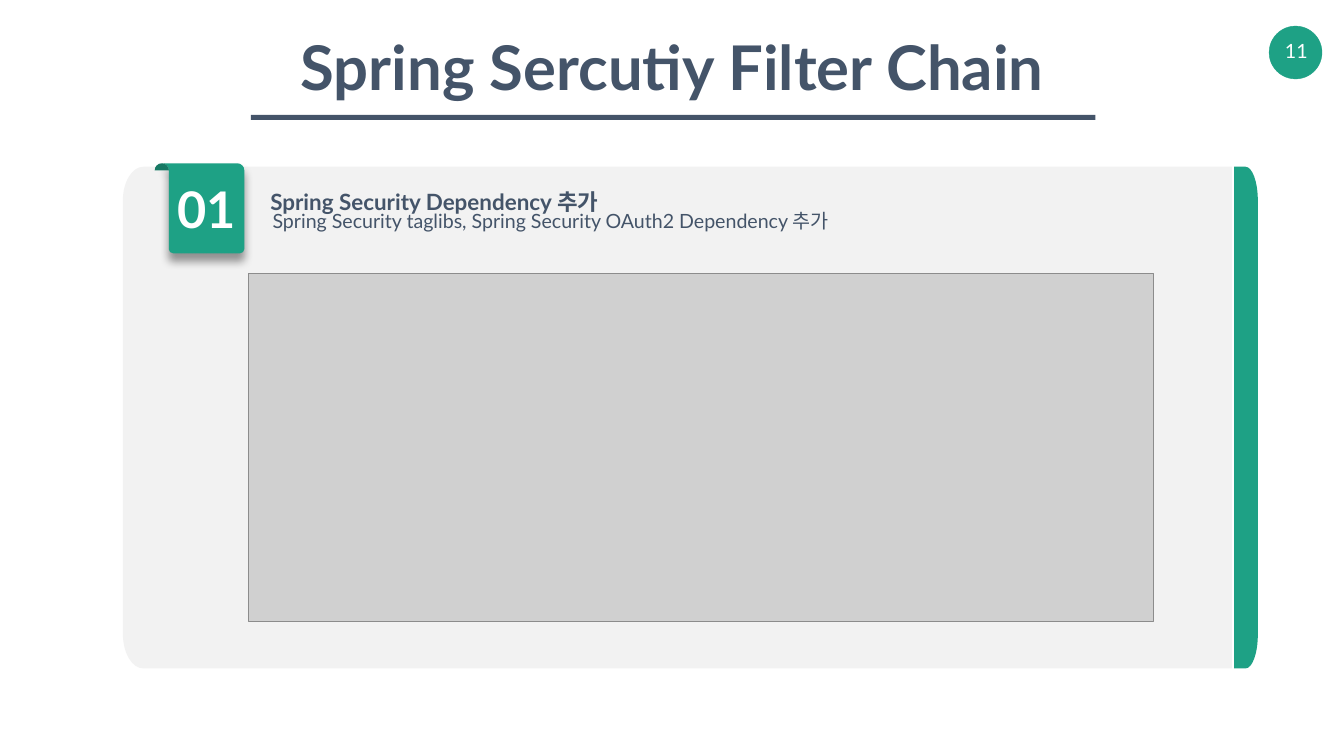
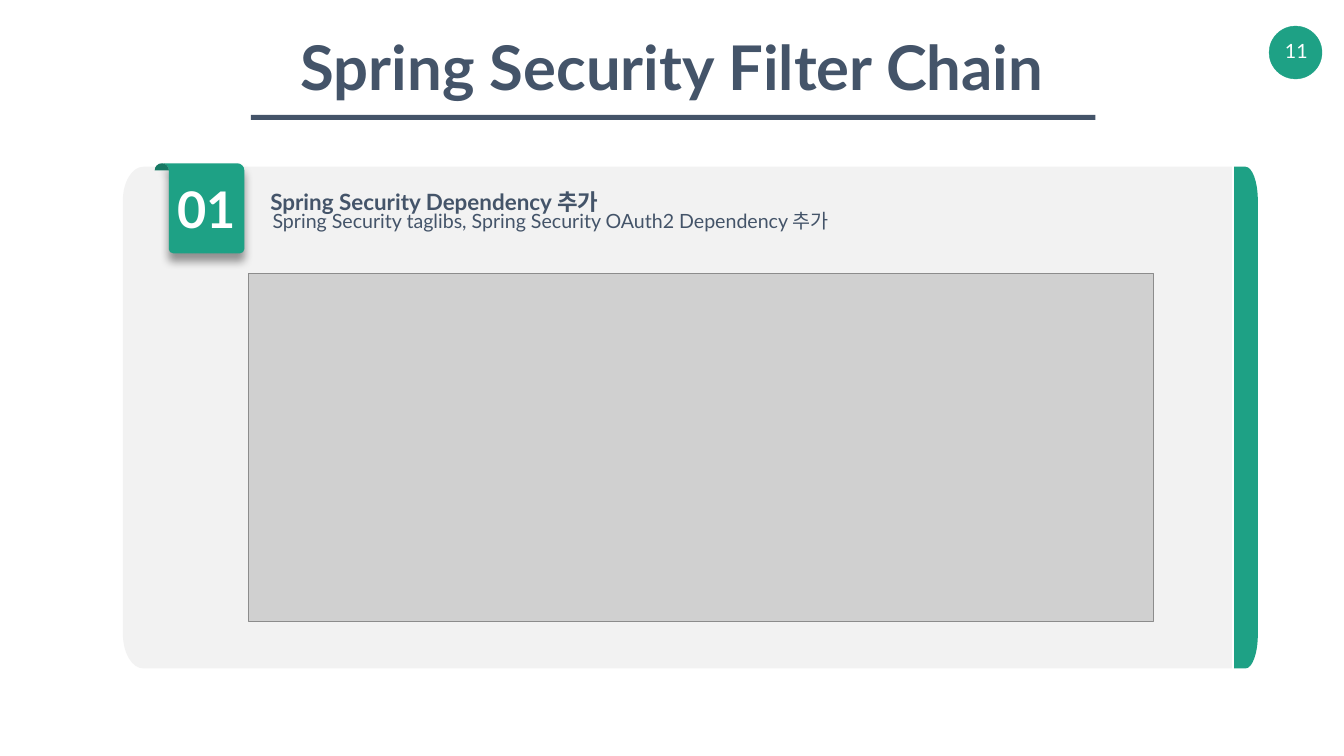
Before and after one commit to boostcamp2-gavas/reservation-system, a slide deck: slide 11 of docs/Spring Security_각자바스_발표자료.pptx. Drawn at 1344x756 pixels with LibreOffice and Linux fonts; fonts in the diff are those of the drawing; grey boxes stand for pictures. Boxes give left, top, right and bottom in pixels: in the first picture for what was removed or moved away, otherwise in the second. Text is boxed around its words. In the diff, an @@ line names an element or a change of style, - is before the commit and + after.

```diff
--- a/docs/Spring Security_각자바스_발표자료.pptx
+++ b/docs/Spring Security_각자바스_발표자료.pptx
@@ text at <box>301,44,1043,101</box>: text changed @@
-Spring Sercutiy Filter Chain
+Spring Security Filter Chain
```
Also in this commit, not shown: 13 other slides changed.
